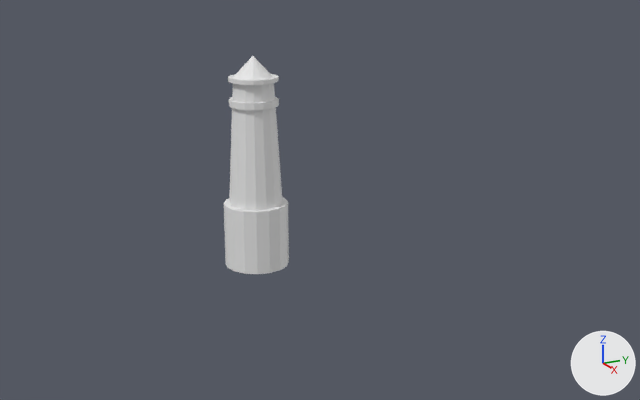
What one commit did to the Blender file exercise_files/section 01/11+-+lighthouse+MY_LIGHTHOUSE.blend.
Camera for both pictures: a 50 mm lens placed at (22.44, -11.2, 9.95), pointed at (-0.96, 0.71, 2.11). Arrows for +X, +Y and +Z are at lower right; the lights stay in place.
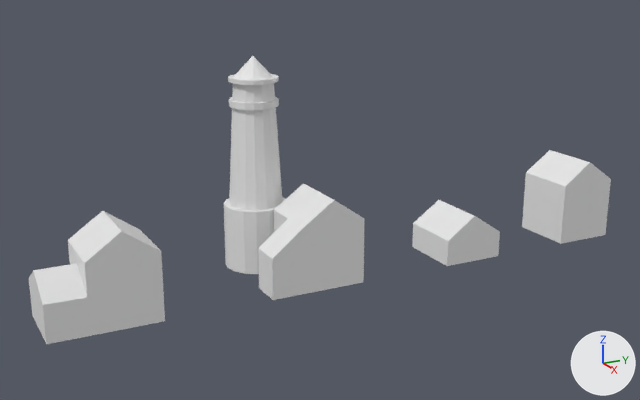
Changed parts and their boxes [x1, y1, x2, y2] in the pictures (640 x 400 px):
'Cube.003', shown
    after: [29, 211, 165, 344]
'Cube', shown
    after: [258, 183, 365, 300]
'Cube.002', shown
    after: [522, 150, 611, 244]
'Cube.001', shown
    after: [412, 200, 500, 266]

Diff of the bpy script that builds the scene:
```diff
--- a/exercise_files/section 01/11+-+lighthouse+MY_LIGHTHOUSE.blend.py
+++ b/exercise_files/section 01/11+-+lighthouse+MY_LIGHTHOUSE.blend.py
@@ ob_cube @@
 ob_cube.location = (0.0, 0.18, 1.0)
-ob_cube.hide_set(True)  # its collection is switched off
@@ ob_cube_001 @@
 ob_cube_001.location = (0.0, 0.18, 1.0)
-ob_cube_001.hide_set(True)  # its collection is switched off
@@ ob_cube_002 @@
 ob_cube_002.location = (0.0, 9.79, 1.0)
-ob_cube_002.hide_set(True)  # its collection is switched off
@@ ob_cube_003 @@
 ob_cube_003.location = (0.0, -5.95, 1.0)
-ob_cube_003.hide_set(True)  # its collection is switched off
```
